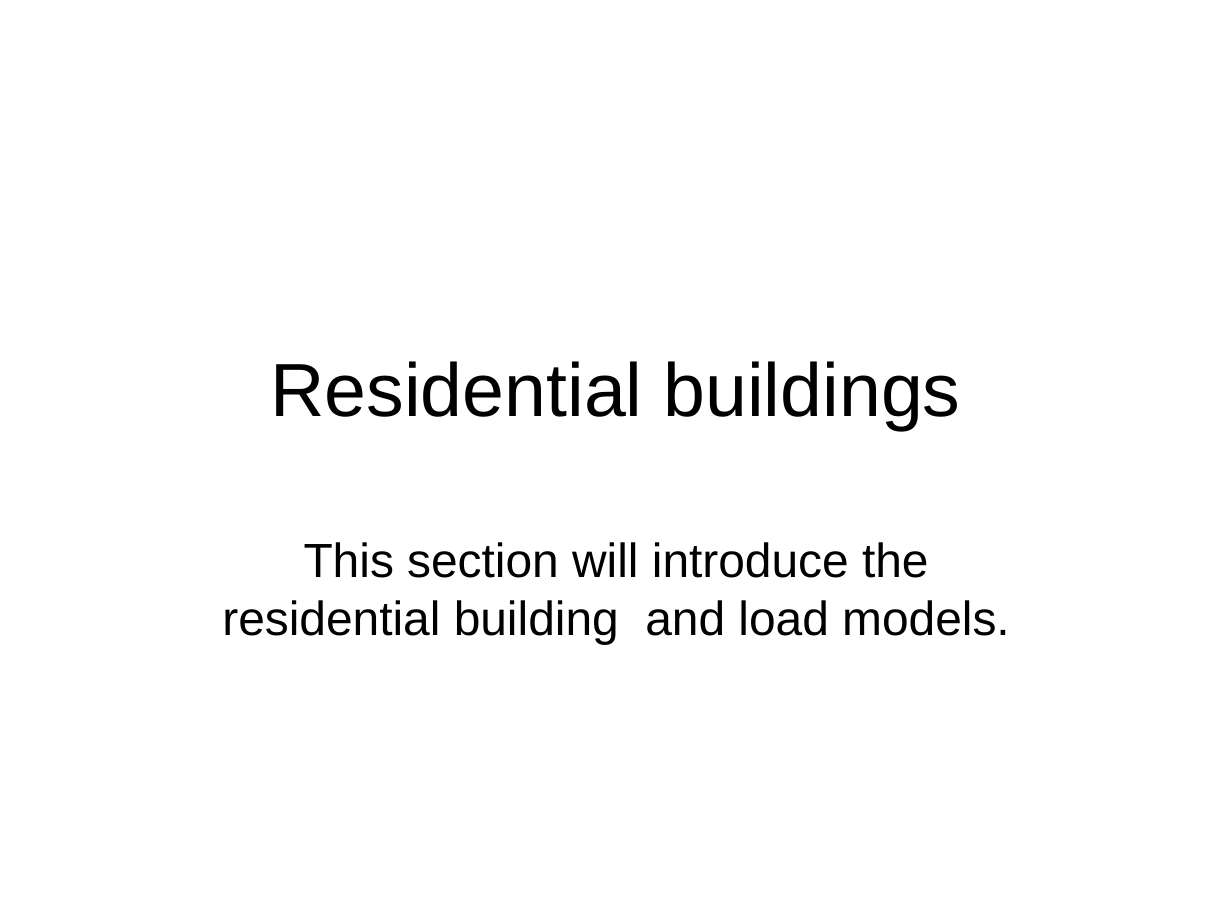
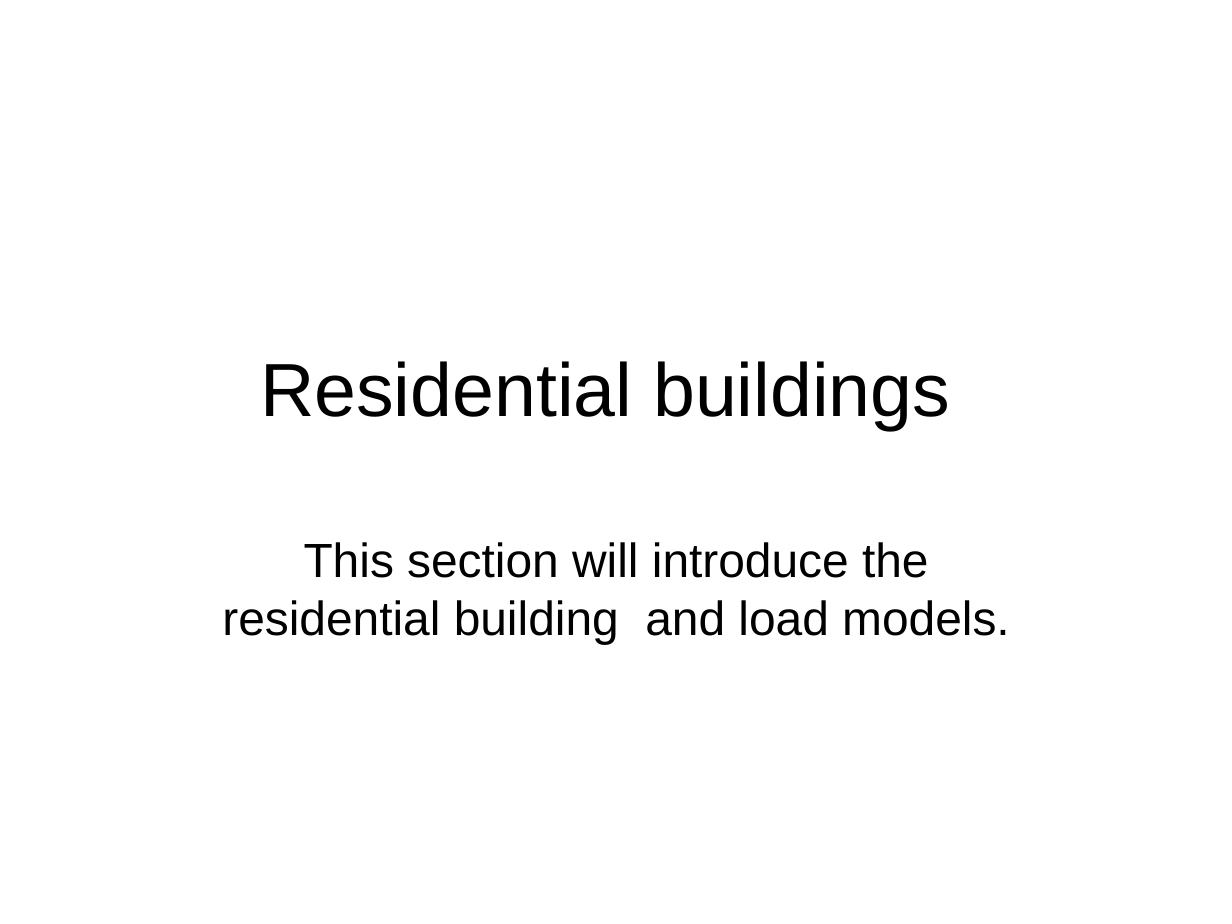
Before and after one commit to gridlab-d/course, a slide deck: slide 1 of ThreeDayCourse_v22/Day2/3.2 - Residential.ppt. Drawn at 1232x924 pixels with LibreOffice and Linux fonts; fonts in the diff are those of the drawing; background and template pictures are left out. Boxes give left, top, right and bottom in pixels: in the first picture for what was removed or moved away, otherwise in the second. Text is boxed around its words. In the diff, an @@ line names an element or a change of style, - is before the commit and + after.

```diff
--- a/ThreeDayCourse_v22/Day2/3.2 - Residential.ppt
+++ b/ThreeDayCourse_v22/Day2/3.2 - Residential.ppt
@@ title "Residential buildings": place and size @@
-title "Residential buildings" at (270, 361, 961, 430)
+title "Residential buildings" at (260, 361, 950, 430)
```
Also in this commit, not shown: 1 other slide changed.
